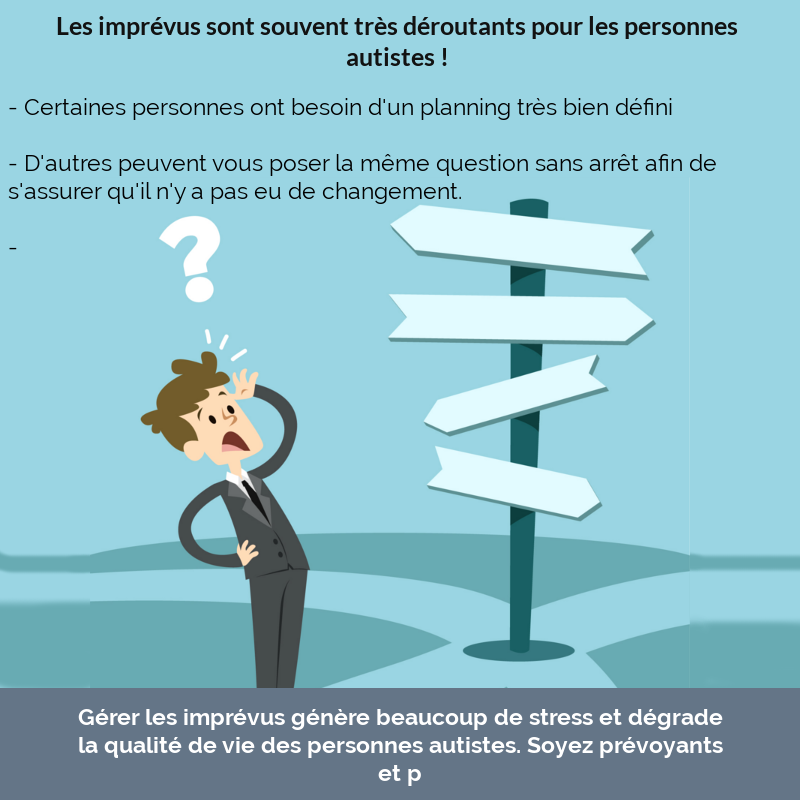
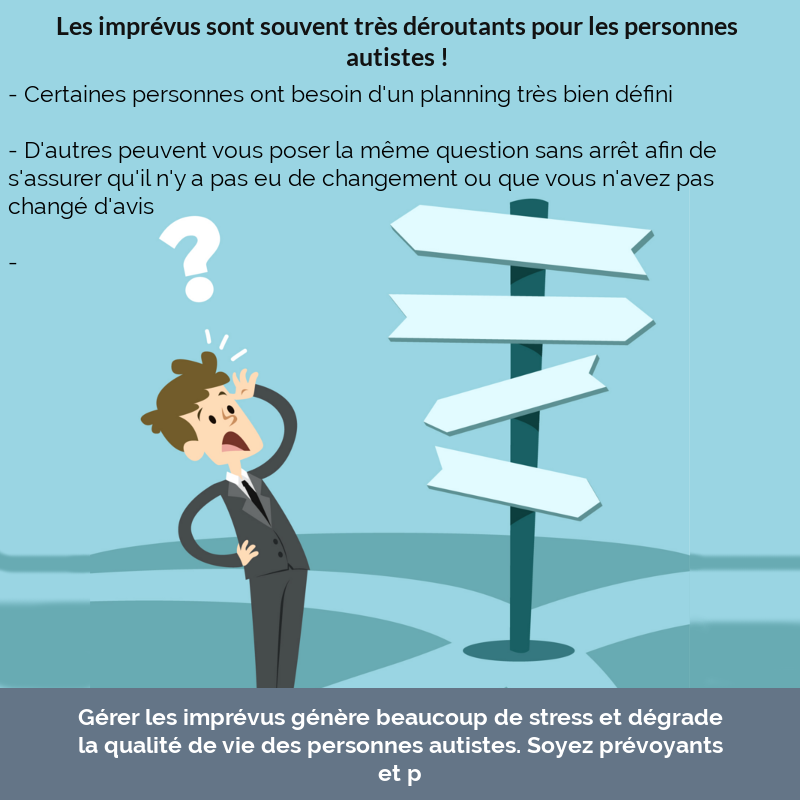
Layers edited between the first and the second 800 × 800 image:
painted on "- Certaines personnes ont beso..." over [8, 85, 716, 265]
